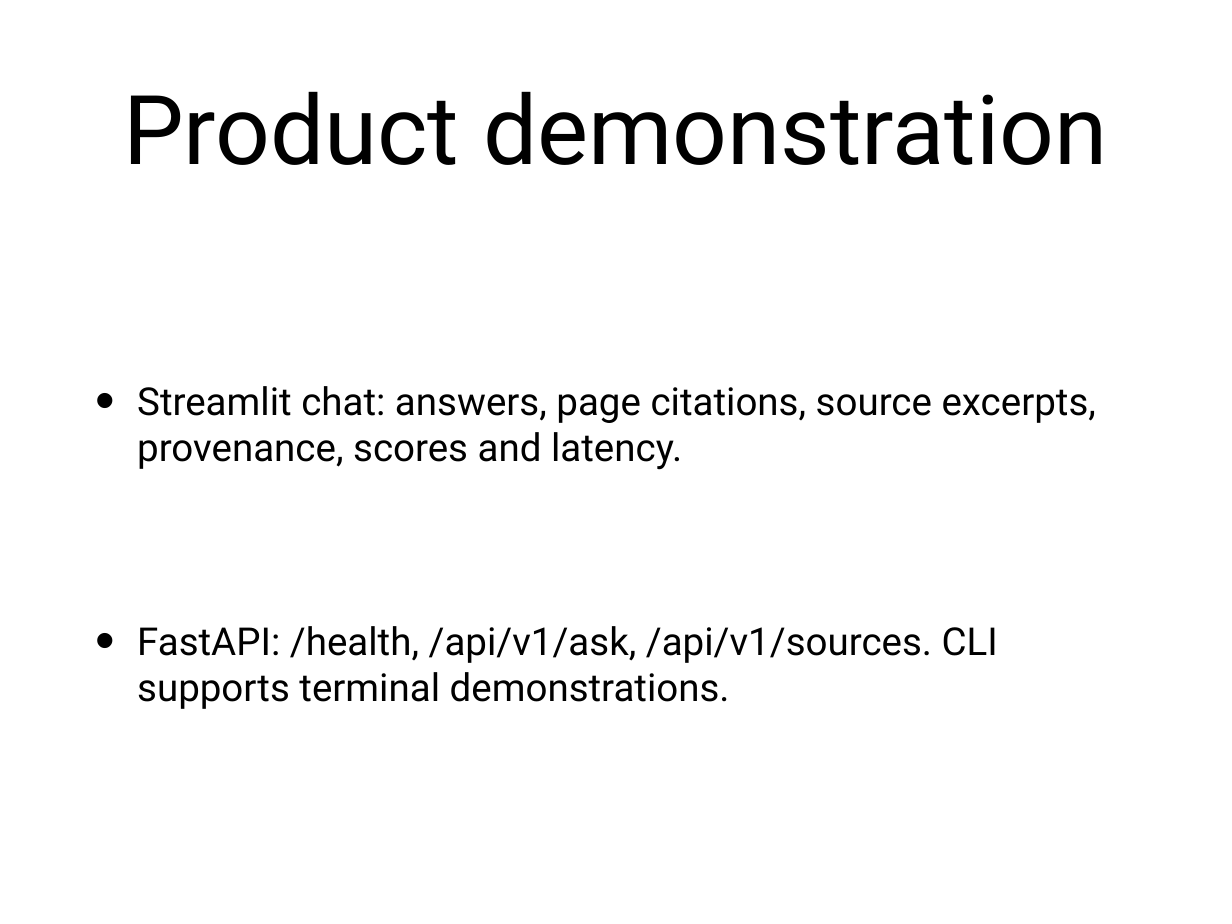
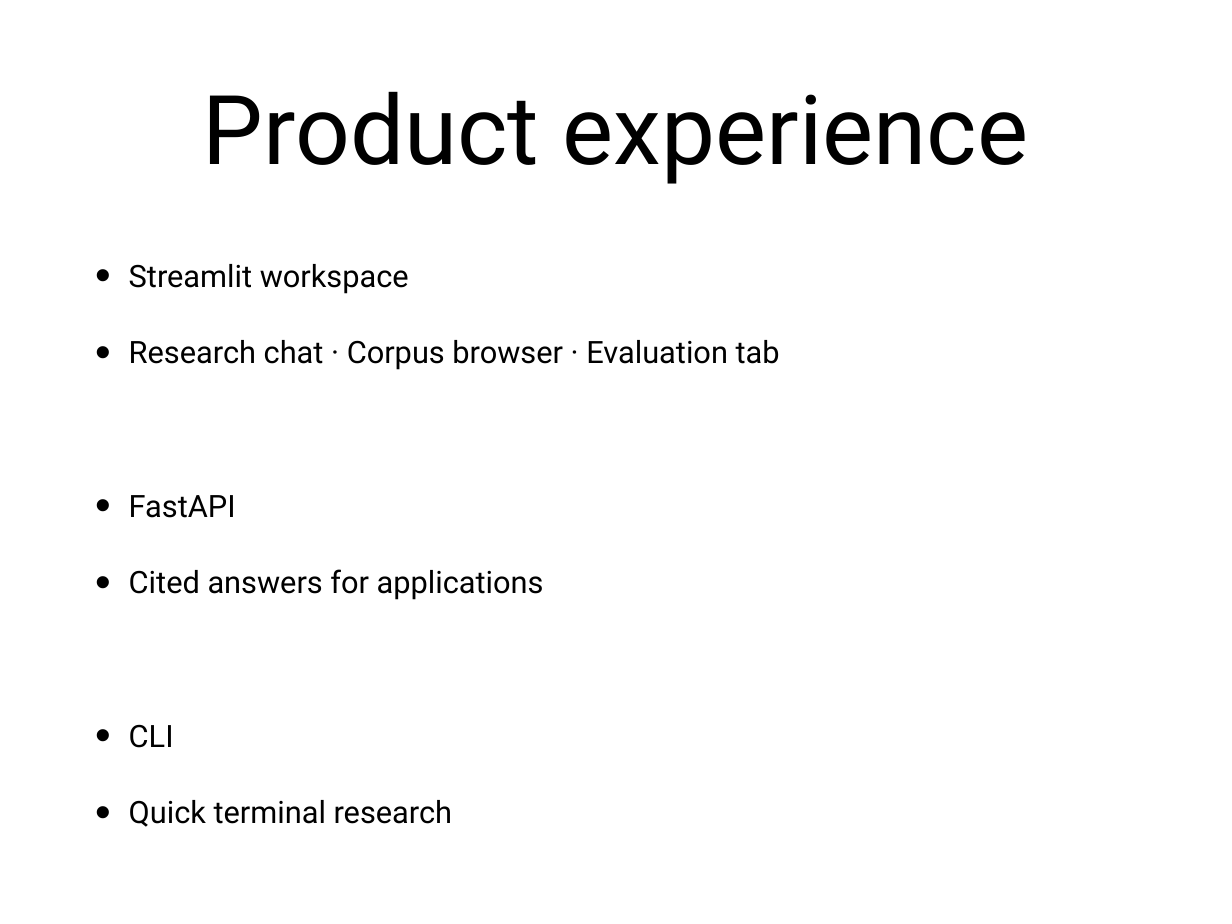
Before and after one commit to dineshshan10/Research_Paper_Capstone, a slide deck: slide 8 of docs/Research_Paper_Capstone_Presentation.pptx (slide 9 before the commit). Drawn at 1232x924 pixels with LibreOffice and Linux fonts; fonts in the diff are those of the drawing. Boxes give left, top, right and bottom in pixels: in the first picture for what was removed or moved away, otherwise in the second. Text is boxed around its words. In the diff, an @@ line names an element or a change of style, - is before the commit and + after.

```diff
--- a/docs/Research_Paper_Capstone_Presentation.pptx
+++ b/docs/Research_Paper_Capstone_Presentation.pptx
@@ title at box(203, 91, 1028, 184): text changed @@
-Product demonstration
+Product experience
@@ text at box(129, 264, 780, 827): text changed; size 32 to 25.6 pt @@
-• Streamlit chat: answers, page citations, source excerpts, provenance, scores and latency.
-• FastAPI: /health, /api/v1/ask, /api/v1/sources. CLI supports terminal demonstrations.
+• Streamlit workspace
+• Research chat · Corpus browser · Evaluation tab
+• FastAPI
+• Cited answers for applications
+• CLI
+• Quick terminal research
```
Also in this commit, not shown: 4 other slides changed, 5 slides added, 5 slides removed, 1 other file.
